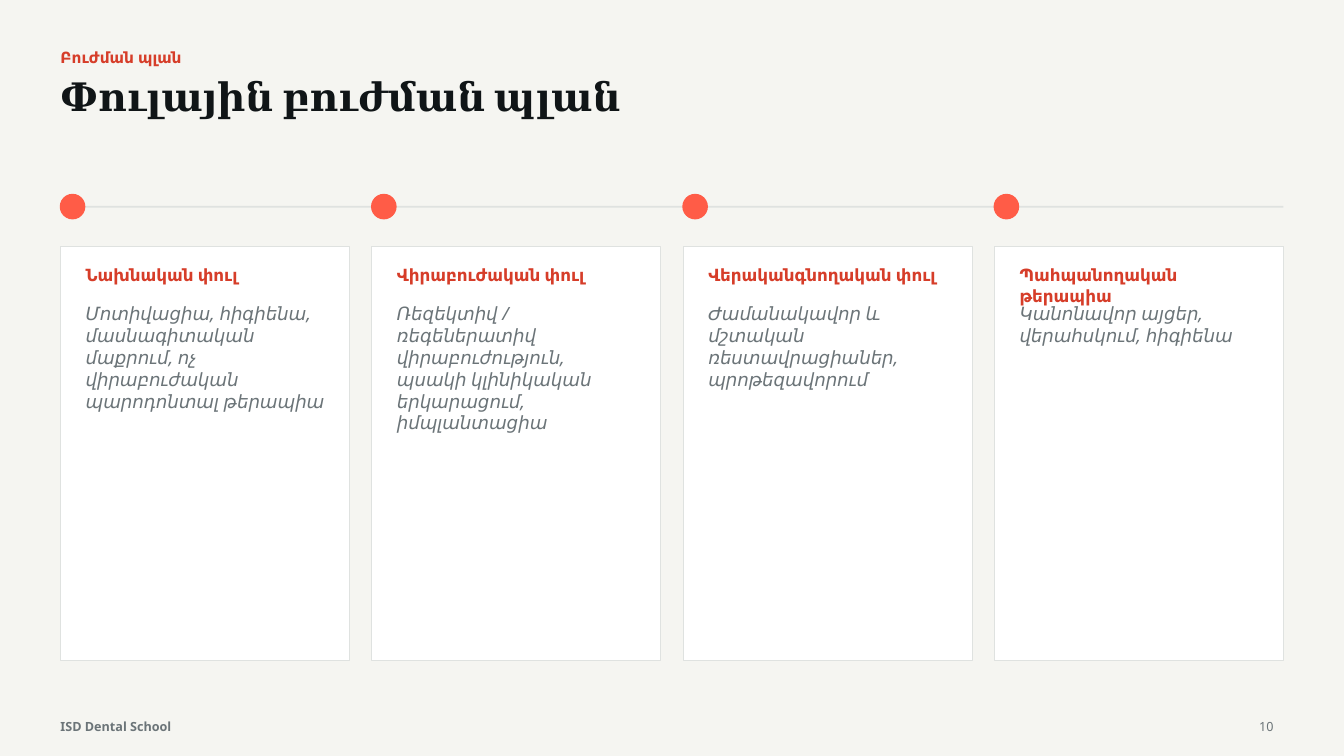
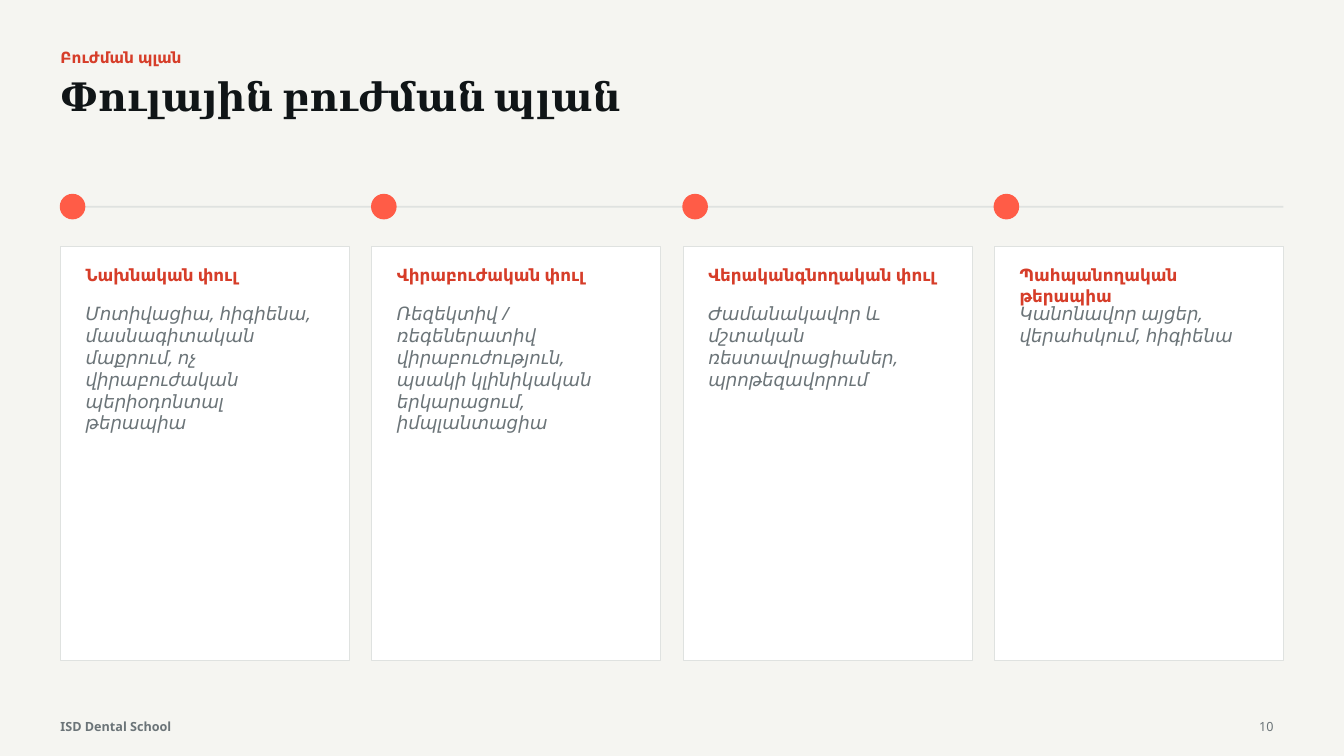
Before and after one commit to AvagHovhannisyann/Hello, a slide deck: slide 10 of assets/ISD_Case_Presentation_Template.pptx. Drawn at 1344x756 pixels with LibreOffice and Linux fonts; fonts in the diff are those of the drawing. Boxes give left, top, right and bottom in pixels: in the first picture for what was removed or moved away, otherwise in the second. Text is boxed around its words. In the diff, an @@ line names an element or a change of style, - is before the commit and + after.

```diff
--- a/assets/ISD_Case_Presentation_Template.pptx
+++ b/assets/ISD_Case_Presentation_Template.pptx
@@ text at [86, 306, 307, 433]: text changed @@
-Մոտիվացիա, հիգիենա, մասնագիտական մաքրում, ոչ վիրաբուժական պարոդոնտալ թերապիա
+Մոտիվացիա, հիգիենա, մասնագիտական մաքրում, ոչ վիրաբուժական պերիօդոնտալ թերապիա
```
Also in this commit, not shown: 8 other files.
